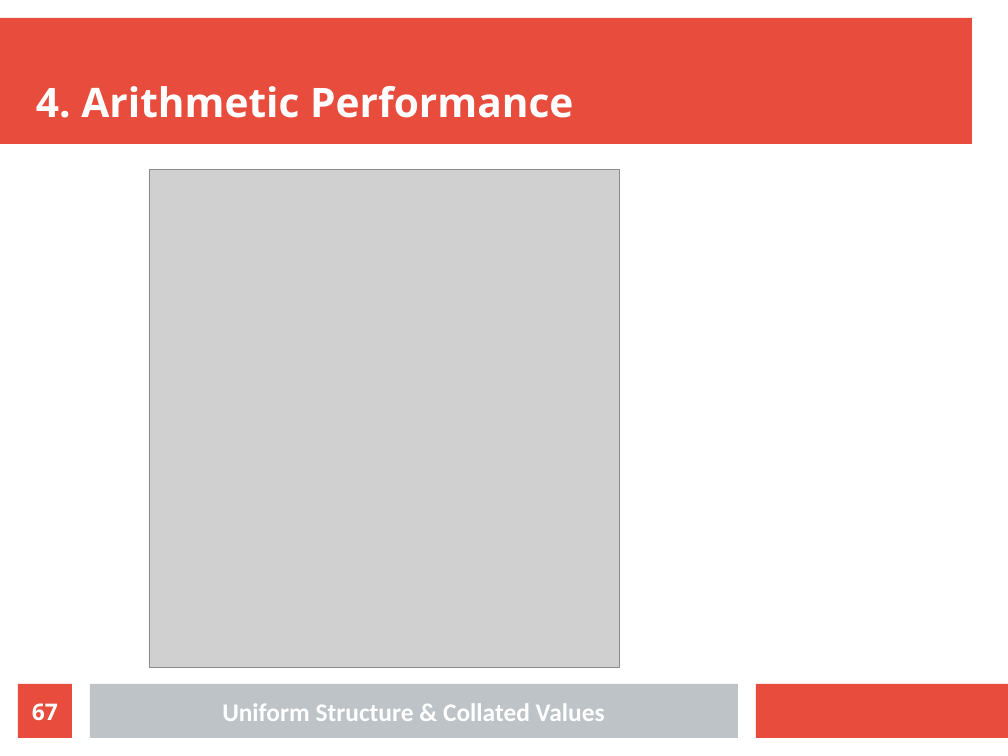
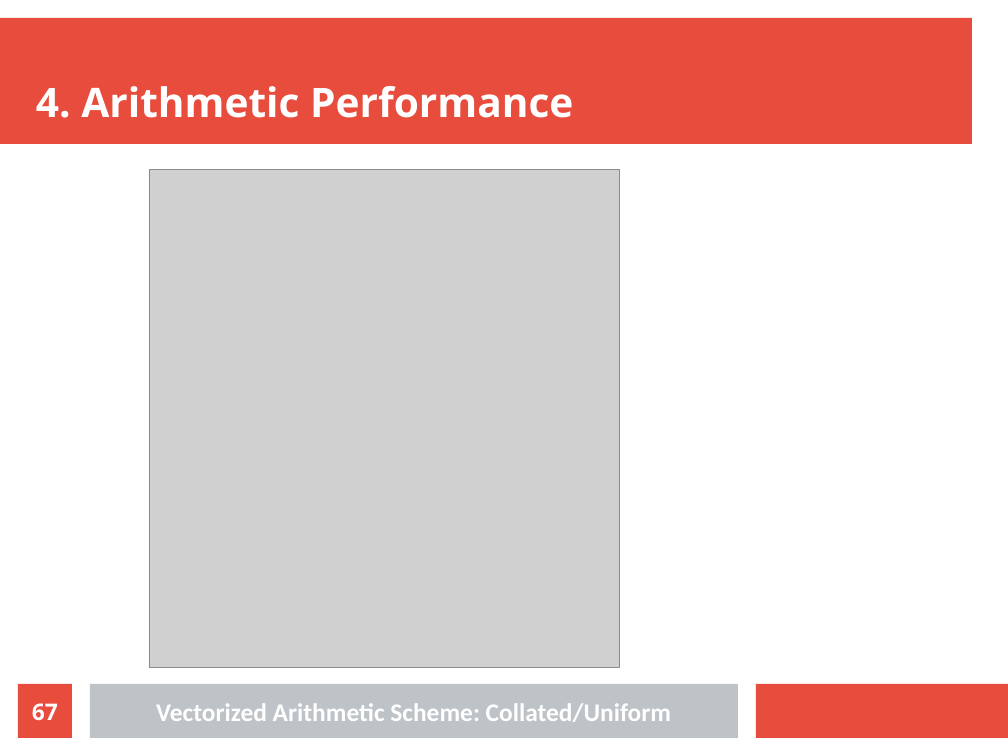
Before and after one commit to slavistan/mscthesis, a slide deck: slide 67 of colloq.odp. Drawn at 1008x756 pixels with LibreOffice and Linux fonts; fonts in the diff are those of the drawing; grey boxes stand for pictures. Boxes give left, top, right and bottom in pixels: in the first picture for what was removed or moved away, otherwise in the second. Text is boxed around its words. In the diff, an @@ line names an element or a change of style, - is before the commit and + after.

```diff
--- a/colloq.odp
+++ b/colloq.odp
@@ text at (156, 703, 671, 722): text changed @@
-Uniform Structure & Collated Values
+Vectorized Arithmetic Scheme: Collated/Uniform
```
Also in this commit, not shown: 16 other slides changed, 1 other file.
